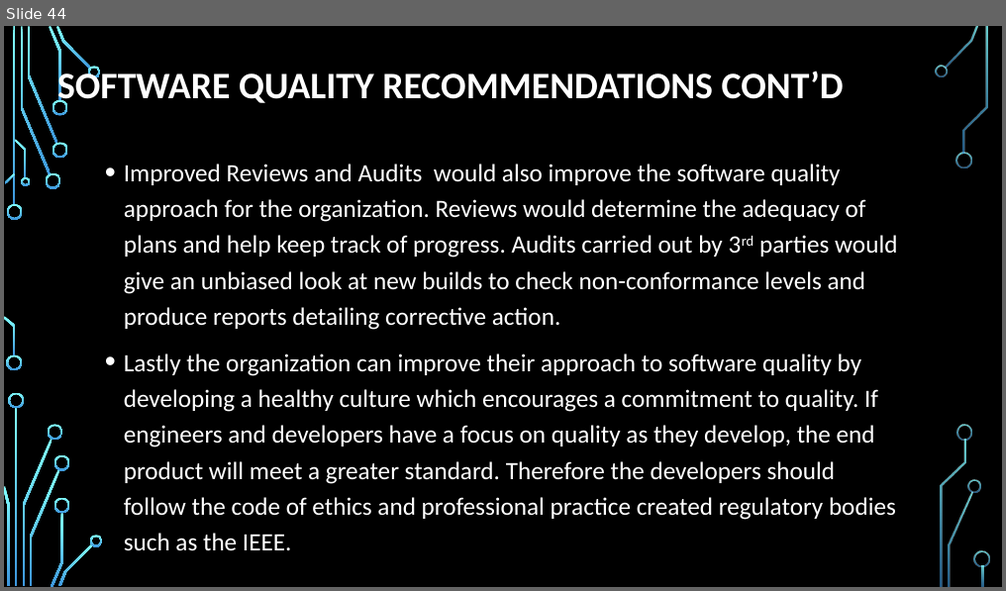
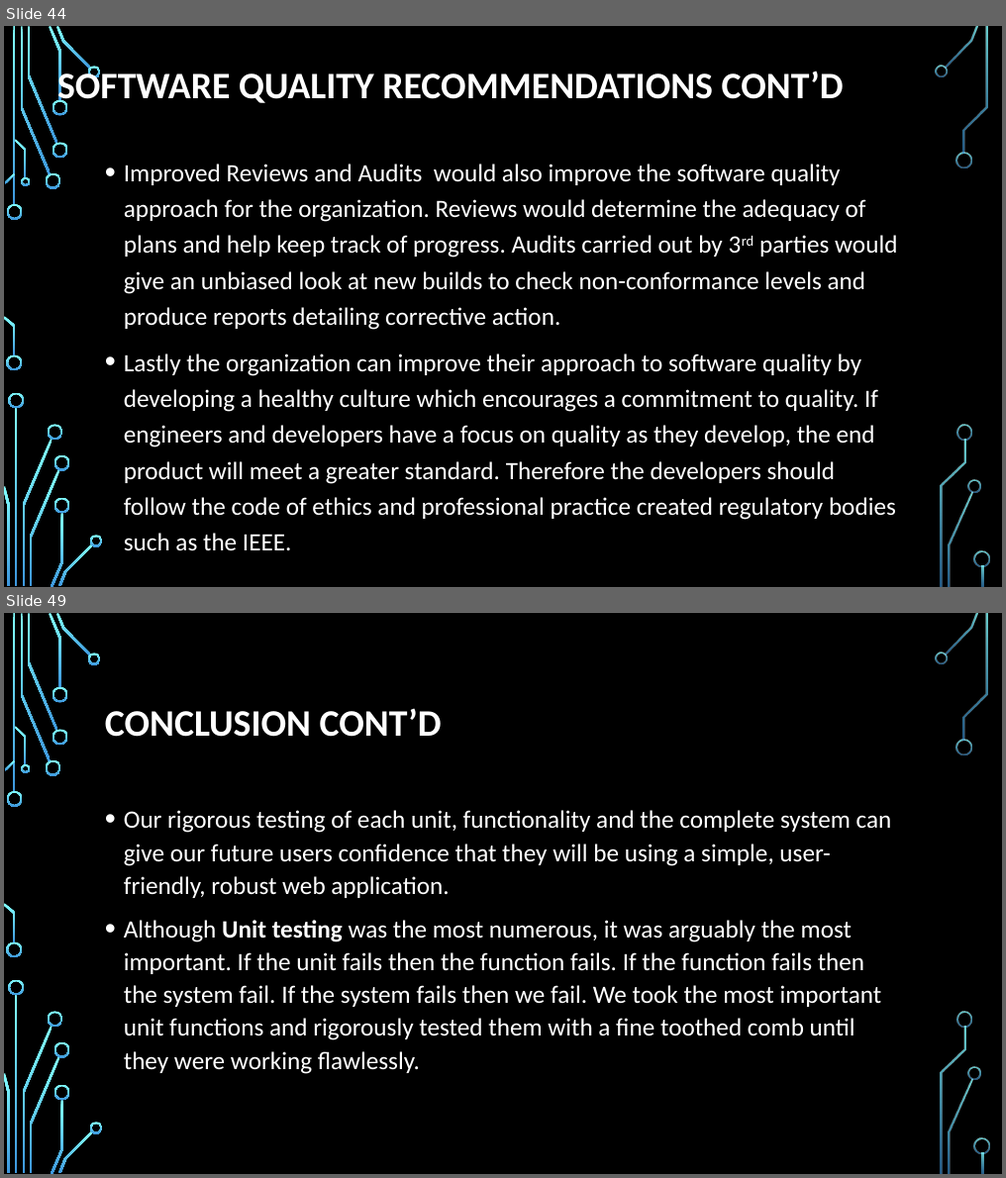
Before and after one commit to trf213/SQA, a slide deck: Documentation/Group Presentation.pptx. Shown one above the other, each under a label of ours: slide 44 before the commit, slides 44 and 49 after it; the slides between them are not shown. The pictures are 1006x591 and 1006x1178 pixels, drawn with LibreOffice and Linux fonts; fonts in the diff are those of the drawing; background and template pictures are left out. Boxes give left, top, right and bottom in pixels: in the first picture for what was removed or moved away, otherwise in the second. Text is boxed around its words. In the diff, an @@ line names an element or a change of style, - is before the commit and + after.

```diff
--- a/Documentation/Group Presentation.pptx
+++ b/Documentation/Group Presentation.pptx
@@ slide 49 added at box(4, 613, 1002, 1174), background picture (left out); not listed: 36 template elements that a slide beside it also shows @@
@@ title added at box(105, 708, 442, 737), 36 pt, text #FFFFFF, bold @@
+CONCLUSION CONT’D
@@ text added at box(124, 810, 892, 1074), 24 pt, text #FFFFFF @@
+• Our rigorous testing of each unit, functionality and the complete system can give our future users confidence that they will be using a simple, user-friendly, robust web application.
+• Although Unit testing was the most numerous, it was arguably the most important. If the unit fails then the function fails. If the function fails then the system fail. If the system fails then we fail. We took the most important unit functions and rigorously tested them with a fine toothed comb until they were working flawlessly.
```
Also in this commit, not shown: 6 other slides added, 1 slide removed, 1 other file.
